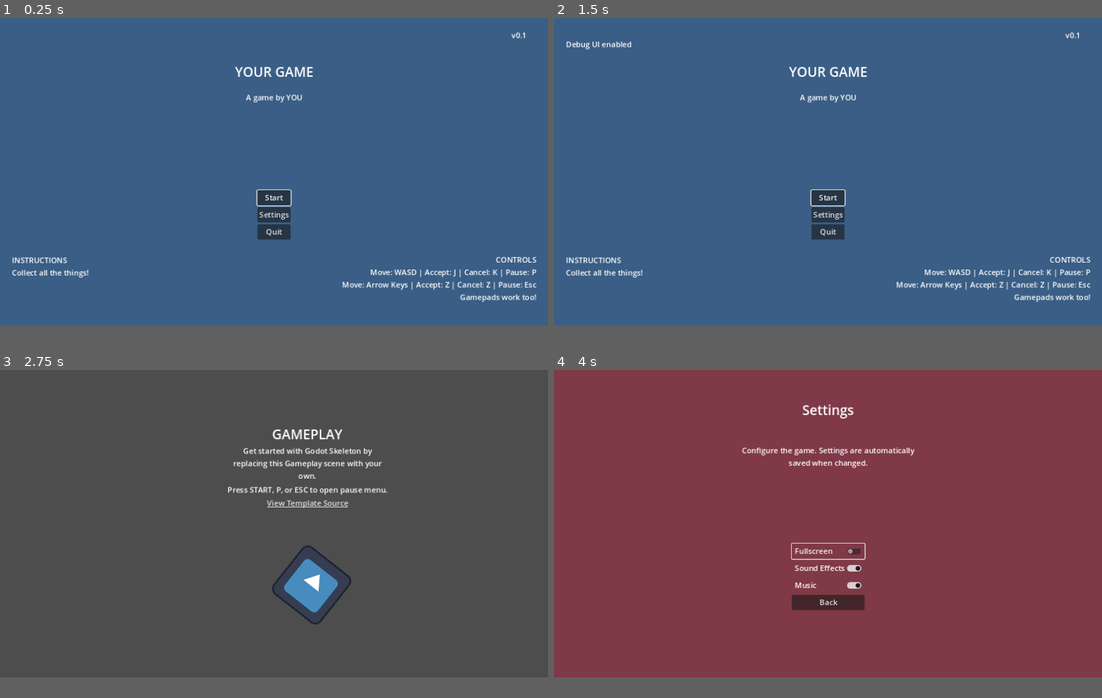
Above: before the commit, frames 1-4 (two rows, left to right).
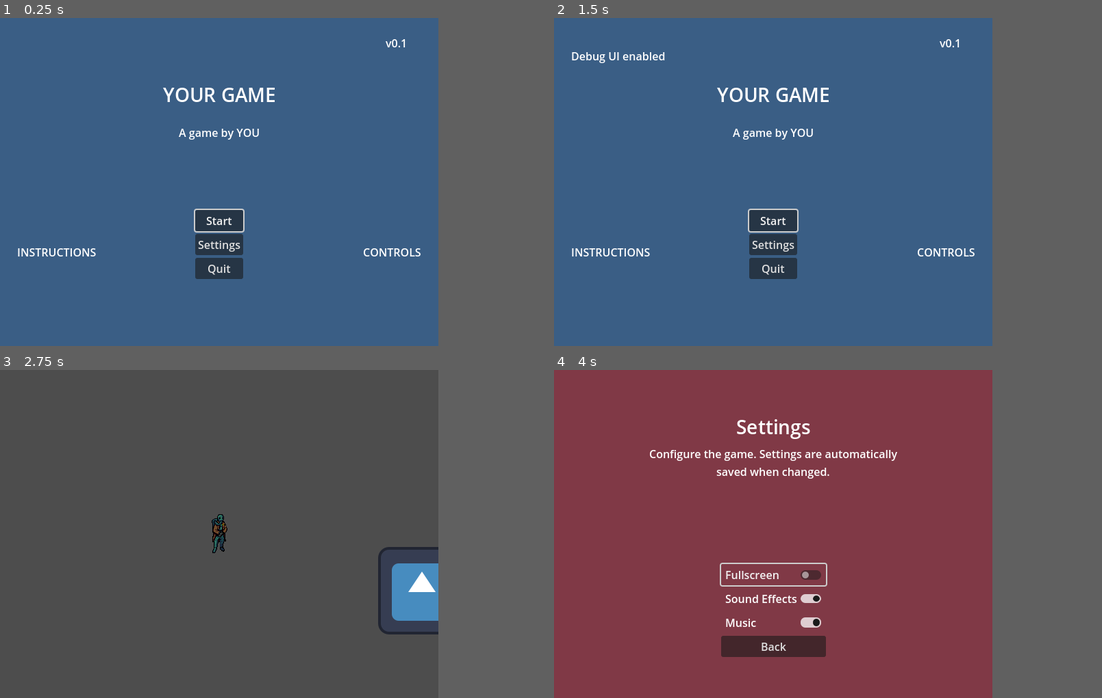
Above: after the commit, the same moments.

Repository: Maoaii/Descent-into-Survival
Game: Godot game, scene res://scenes/main_menu/main_menu.tscn
The game is run twice, just before and just after one commit, with the same random seed, the same clock (stepped at 60 frames per second) and the same inputs. The engine's default icon, where the game draws it, is replaced by a stand-in: a white triangle on a blue panel in a dark square.
Inputs:
- Up to frame 1 (0.25 s): no input
- Up to frame 2 (1.5 s): click "Start" at 0.5 s; tap Enter (ui_accept) at 1.25 s; hold D (move_right) from 1.28 s (still down); hold Space (interact) from 1.28 s (still down)
- Up to frame 3 (2.75 s): tap Enter (ui_accept) at 1.52 s; release D (move_right) at 2 s; release Space (interact) at 2 s; click "Start" at 2 s
- Up to frame 4 (4 s): tap Enter (ui_accept) at 2.75, 3.02 s; hold D (move_right) 2.78-3.5 s; tap Space (interact) at 2.85 s; click "Settings" at 3.5 s
In our replay, the window is 800x450 before the commit and 640x480 after it. These sizes can differ from the game's own. Grey fills any space a smaller window leaves; there, only what the larger window draws over its background counts as a difference.

The runs differ from the first frame. In frame 1, 5.1% of the frame differs, in the area x 2-98%, y 4-87%; in frame 2, 5.5%; in frame 3, 4.5%; in frame 4, 4.6%.

Commit message:
added idle sprite

Diff:
--- a/project.godot
+++ b/project.godot
@@ -24,7 +24,10 @@
 
 [display]
 
-window/stretch/mode="canvas_items"
+window/size/viewport_width=640
+window/size/viewport_height=480
+window/stretch/mode="viewport"
+window/stretch/aspect="expand"
 
 [input]
 
@@ -106,3 +109,7 @@
 "events": [Object(InputEventKey,"resource_local_to_scene":false,"resource_name":"","device":-1,"window_id":0,"alt_pressed":false,"shift_pressed":false,"ctrl_pressed":false,"meta_pressed":false,"pressed":false,"keycode":0,"physical_keycode":48,"key_label":0,"unicode":48,"echo":false,"script":null)
 ]
 }
+
+[rendering]
+
+textures/canvas_textures/default_texture_filter=0
--- a/scenes/gameplay/gameplay.gd
+++ b/scenes/gameplay/gameplay.gd
@@ -4,12 +4,10 @@
 	if Input.is_action_pressed("ui_accept"):
 		get_tree().change_scene_to_file(Global.SCENE_MAIN_MENU)
 
-	$Icon.rotate(_delta)
-
 func _input(event: InputEvent) -> void:
 	if event.is_action_released("pause"):
 		call_deferred("_pause")
 
 func _pause() -> void:
-	$Paused.pause()
+	$UI/Paused.pause()
 	get_tree().paused = true
--- a/scenes/gameplay/gameplay.tscn
+++ b/scenes/gameplay/gameplay.tscn
@@ -1,6 +1,7 @@
-[gd_scene load_steps=5 format=3 uid="uid://bdnyglk1i1cxl"]
+[gd_scene load_steps=6 format=3 uid="uid://bdnyglk1i1cxl"]
 
 [ext_resource type="Script" path="res://scenes/gameplay/gameplay.gd" id="1_thqv1"]
+[ext_resource type="PackedScene" uid="uid://m03vwsnrma2p" path="res://scenes/players/player_top_down.tscn" id="2_387ag"]
 [ext_resource type="Texture2D" uid="uid://bgprycbqd2tbx" path="res://icon.svg" id="2_qxb15"]
 [ext_resource type="PackedScene" uid="uid://cko02oljhiby" path="res://scenes/paused/paused.tscn" id="3_w8wrl"]
 [ext_resource type="PackedScene" uid="uid://cee5dna3u27jf" path="res://assets/select_sfx.tscn" id="4_7kf0b"]
@@ -8,52 +9,17 @@
 [node name="Gameplay" type="Node2D"]
 script = ExtResource("1_thqv1")
 
-[node name="Icon" type="Sprite2D" parent="."]
-position = Vector2(655, 453)
-texture = ExtResource("2_qxb15")
-
-[node name="Stack" type="VFlowContainer" parent="."]
-anchors_preset = 5
-anchor_left = 0.5
-anchor_right = 0.5
-offset_left = 478.0
-offset_top = 115.0
-offset_right = 815.0
-offset_bottom = 722.0
-grow_horizontal = 2
-size_flags_horizontal = 4
-metadata/_edit_group_ = true
-
-[node name="Title" type="Label" parent="Stack"]
-layout_mode = 2
-size_flags_horizontal = 4
-theme_type_variation = &"HeaderLarge"
-text = "GAMEPLAY"
-
-[node name="Instructions" type="Label" parent="Stack"]
-layout_mode = 2
-size_flags_vertical = 1
-text = "Get started with Godot Skeleton by replacing this Gameplay scene with your own."
-horizontal_alignment = 1
-autowrap_mode = 2
-
-[node name="PauseInstructions" type="Label" parent="Stack"]
-layout_mode = 2
-text = "Press START, P, or ESC to open pause menu."
-horizontal_alignment = 1
-
-[node name="LinkButton" type="LinkButton" parent="Stack"]
-layout_mode = 2
-size_flags_horizontal = 4
-text = "View Template Source"
-uri = "https://github.com/brettchalupa/godot_skeleton"
-
-[node name="Paused" parent="." instance=ExtResource("3_w8wrl")]
-visible = false
-anchors_preset = 0
-anchor_right = 0.0
-anchor_bottom = 0.0
-grow_horizontal = 1
-grow_vertical = 1
+[node name="PlayerTopDown" parent="." instance=ExtResource("2_387ag")]
+position = Vector2(251, 180)
 
 [node name="SelectSfx" parent="." instance=ExtResource("4_7kf0b")]
+
+[node name="UI" type="CanvasLayer" parent="."]
+
+[node name="Paused" parent="UI" instance=ExtResource("3_w8wrl")]
+visible = false
+metadata/_edit_use_anchors_ = true
+
+[node name="Sprite2D" type="Sprite2D" parent="."]
+position = Vector2(547, 263)
+texture = ExtResource("2_qxb15")
--- a/scenes/main_menu/main_menu.tscn
+++ b/scenes/main_menu/main_menu.tscn
@@ -3,7 +3,7 @@
 [ext_resource type="Script" path="res://scenes/main_menu/version_label.gd" id="1_3wfr4"]
 [ext_resource type="Script" path="res://scenes/main_menu/menu_options.gd" id="2_bwpwi"]
 [ext_resource type="PackedScene" uid="uid://bdnyglk1i1cxl" path="res://scenes/gameplay/gameplay.tscn" id="3_ivpuo"]
-[ext_resource type="PackedScene" uid="uid://dpicmplffpula" path="res://settings/settings.tscn" id="4_nbo20"]
+[ext_resource type="PackedScene" uid="uid://dpicmplffpula" path="res://scenes/settings/settings.tscn" id="4_nbo20"]
 [ext_resource type="PackedScene" uid="uid://cee5dna3u27jf" path="res://assets/select_sfx.tscn" id="5_ugm6v"]
 
 [node name="MainMenu" type="Control"]
@@ -15,11 +15,12 @@
 grow_vertical = 2
 
 [node name="BG" type="ColorRect" parent="."]
-layout_mode = 0
-offset_left = -34.0
-offset_top = -28.0
-offset_right = 1318.0
-offset_bottom = 758.0
+layout_mode = 1
+anchors_preset = 15
+anchor_right = 1.0
+anchor_bottom = 1.0
+grow_horizontal = 2
+grow_vertical = 2
 color = Color(0.227451, 0.368627, 0.521569, 1)
 
 [node name="Title" type="Label" parent="."]
@@ -61,10 +62,7 @@
 offset_bottom = -45.0
 grow_horizontal = 0
 grow_vertical = 0
-text = "CONTROLS
-Move: WASD | Accept: J | Cancel: K | Pause: P
-Move: Arrow Keys | Accept: Z | Cancel: Z | Pause: Esc
-Gamepads work too!"
+text = "CONTROLS"
 horizontal_alignment = 2
 
 [node name="Instructions" type="Label" parent="."]
@@ -78,7 +76,7 @@
 offset_bottom = -45.0
 grow_vertical = 0
 text = "INSTRUCTIONS
-Collect all the things!"
+"
 
 [node name="Version" type="Label" parent="."]
 layout_mode = 1
--- a/scenes/paused/paused.gd
+++ b/scenes/paused/paused.gd
@@ -9,6 +9,6 @@
 	get_parent().get_tree().paused = false
 
 func pause() -> void:
-	Sound.play_sfx($"../SelectSfx")
+	Sound.play_sfx($"../../SelectSfx")
 	show()
 	$PauseOptions.focus()
--- a/scenes/paused/paused.tscn
+++ b/scenes/paused/paused.tscn
@@ -14,37 +14,56 @@
 script = ExtResource("1_2cu6v")
 
 [node name="ColorRect" type="ColorRect" parent="."]
-layout_mode = 0
-offset_left = -34.0
-offset_top = -24.0
-offset_right = 1317.0
-offset_bottom = 750.0
+layout_mode = 1
+anchors_preset = 15
+anchor_right = 1.0
+anchor_bottom = 1.0
+grow_horizontal = 2
+grow_vertical = 2
 color = Color(0.156863, 0.396078, 0.384314, 1)
 
 [node name="Title" type="Label" parent="."]
-layout_mode = 0
-offset_left = 589.0
-offset_top = 136.0
-offset_right = 687.0
-offset_bottom = 178.0
+layout_mode = 1
+anchors_preset = 5
+anchor_left = 0.5
+anchor_right = 0.5
+offset_left = -49.0
+offset_top = 59.0
+offset_right = 49.0
+offset_bottom = 101.0
+grow_horizontal = 2
 theme_type_variation = &"HeaderLarge"
 text = "Paused"
 
 [node name="Instructions" type="Label" parent="."]
-layout_mode = 0
-offset_left = 513.0
-offset_top = 239.0
-offset_right = 770.0
-offset_bottom = 273.0
+layout_mode = 1
+anchors_preset = 8
+anchor_left = 0.5
+anchor_top = 0.5
+anchor_right = 0.5
+anchor_bottom = 0.5
+offset_left = -128.5
+offset_top = -57.0
+offset_right = 128.5
+offset_bottom = -23.0
+grow_horizontal = 2
+grow_vertical = 2
 text = "Press START, P, or ESC to resume."
 horizontal_alignment = 1
 
 [node name="PauseOptions" type="VFlowContainer" parent="." node_paths=PackedStringArray("shortcut_context")]
-layout_mode = 0
-offset_left = 548.0
-offset_top = 170.0
-offset_right = 721.0
-offset_bottom = 714.0
+layout_mode = 1
+anchors_preset = 8
+anchor_left = 0.5
+anchor_top = 0.5
+anchor_right = 0.5
+anchor_bottom = 0.5
+offset_left = -86.5
+offset_top = -153.0
+offset_right = 86.5
+offset_bottom = 391.0
+grow_horizontal = 2
+grow_vertical = 2
 shortcut_context = NodePath("Resume")
 alignment = 1
 script = ExtResource("2_o6myw")
--- a/scenes/players/player_top_down.tscn
+++ b/scenes/players/player_top_down.tscn
@@ -1,16 +1,22 @@
 [gd_scene load_steps=4 format=3 uid="uid://m03vwsnrma2p"]
 
 [ext_resource type="Script" path="res://scenes/players/player_top_down.gd" id="1_2l78q"]
-[ext_resource type="Texture2D" uid="uid://bdu8j442phoep" path="res://icon.svg" id="1_hjr5d"]
+[ext_resource type="Texture2D" uid="uid://47u0ee4512bd" path="res://assets/protag forward idle.png" id="2_swakd"]
 
 [sub_resource type="RectangleShape2D" id="RectangleShape2D_ffix3"]
-size = Vector2(128, 128)
+size = Vector2(24, 58)
 
 [node name="PlayerTopDown" type="CharacterBody2D"]
 script = ExtResource("1_2l78q")
+speed = 400.0
+has_acceleration = true
+acceleration = 2000
+deacceleration = 3000
 
 [node name="Sprite2D" type="Sprite2D" parent="."]
-texture = ExtResource("1_hjr5d")
+texture = ExtResource("2_swakd")
+region_enabled = true
+region_rect = Rect2(19.6068, 2.80326, 23.6292, 57.5103)
 
 [node name="CollisionShape2D" type="CollisionShape2D" parent="."]
 shape = SubResource("RectangleShape2D_ffix3")
--- a/scenes/settings/settings.tscn
+++ b/scenes/settings/settings.tscn
@@ -15,11 +15,12 @@
 grow_vertical = 2
 
 [node name="BG" type="ColorRect" parent="."]
-layout_mode = 0
-offset_left = -27.0
-offset_top = -25.0
-offset_right = 1300.0
-offset_bottom = 743.0
+layout_mode = 1
+anchors_preset = 15
+anchor_right = 1.0
+anchor_bottom = 1.0
+grow_horizontal = 2
+grow_vertical = 2
 color = Color(0.501961, 0.223529, 0.27451, 1)
 
 [node name="Title" type="Label" parent="."]
@@ -52,7 +53,7 @@
 autowrap_mode = 2
 metadata/_edit_use_anchors_ = true
 
-[node name="SettingsControls" type="VFlowContainer" parent="." node_paths=PackedStringArray("shortcut_context")]
+[node name="SettingsControls" type="VFlowContainer" parent="."]
 layout_mode = 1
 anchors_preset = 13
 anchor_left = 0.5
@@ -64,7 +65,6 @@
 offset_bottom = -9.0
 grow_horizontal = 2
 grow_vertical = 2
-shortcut_context = NodePath("")
 alignment = 1
 script = ExtResource("1_n5jcg")
 
Binary file added: assets/protag forward idle.png
Not shown, added: assets/protag forward idle.png.import
